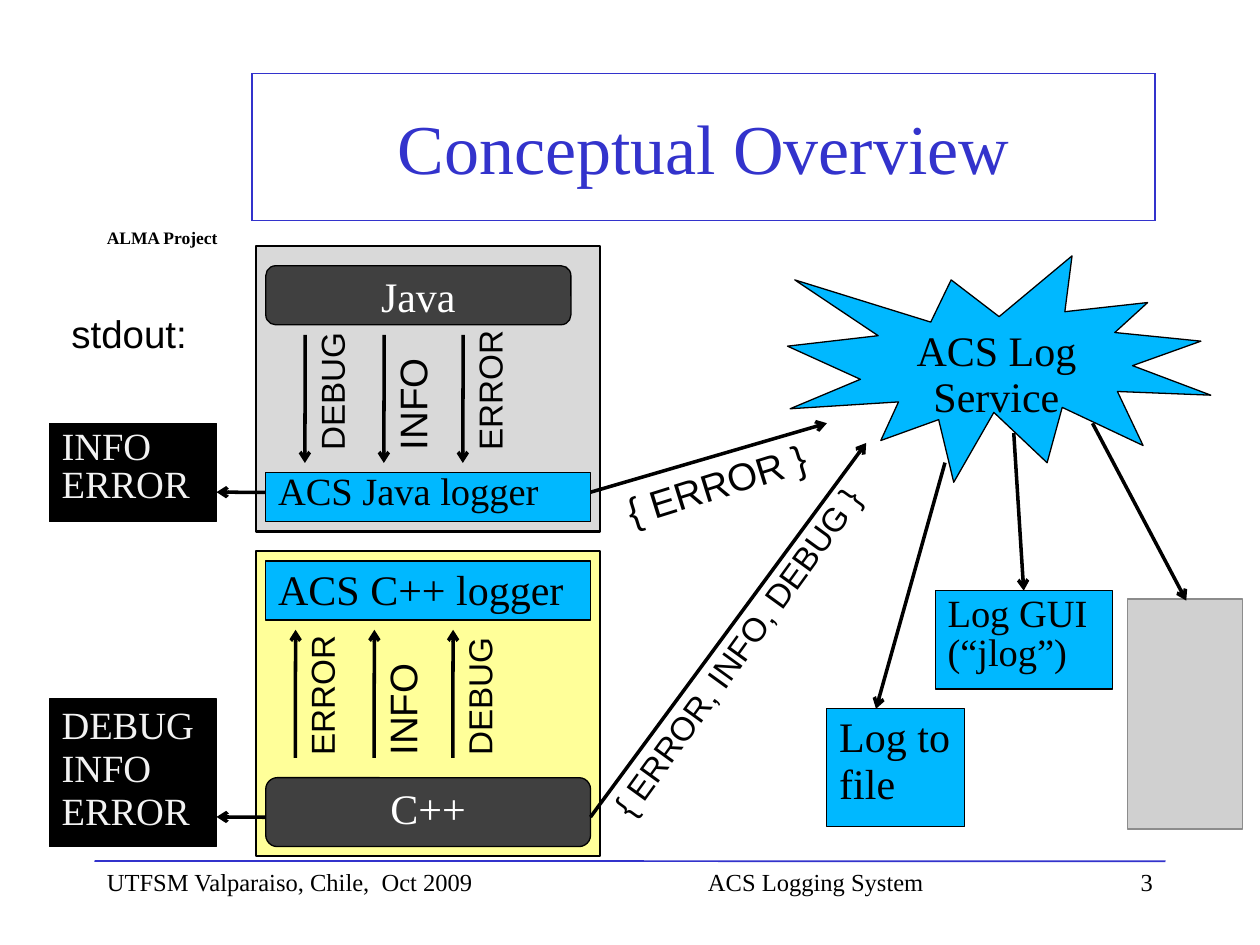
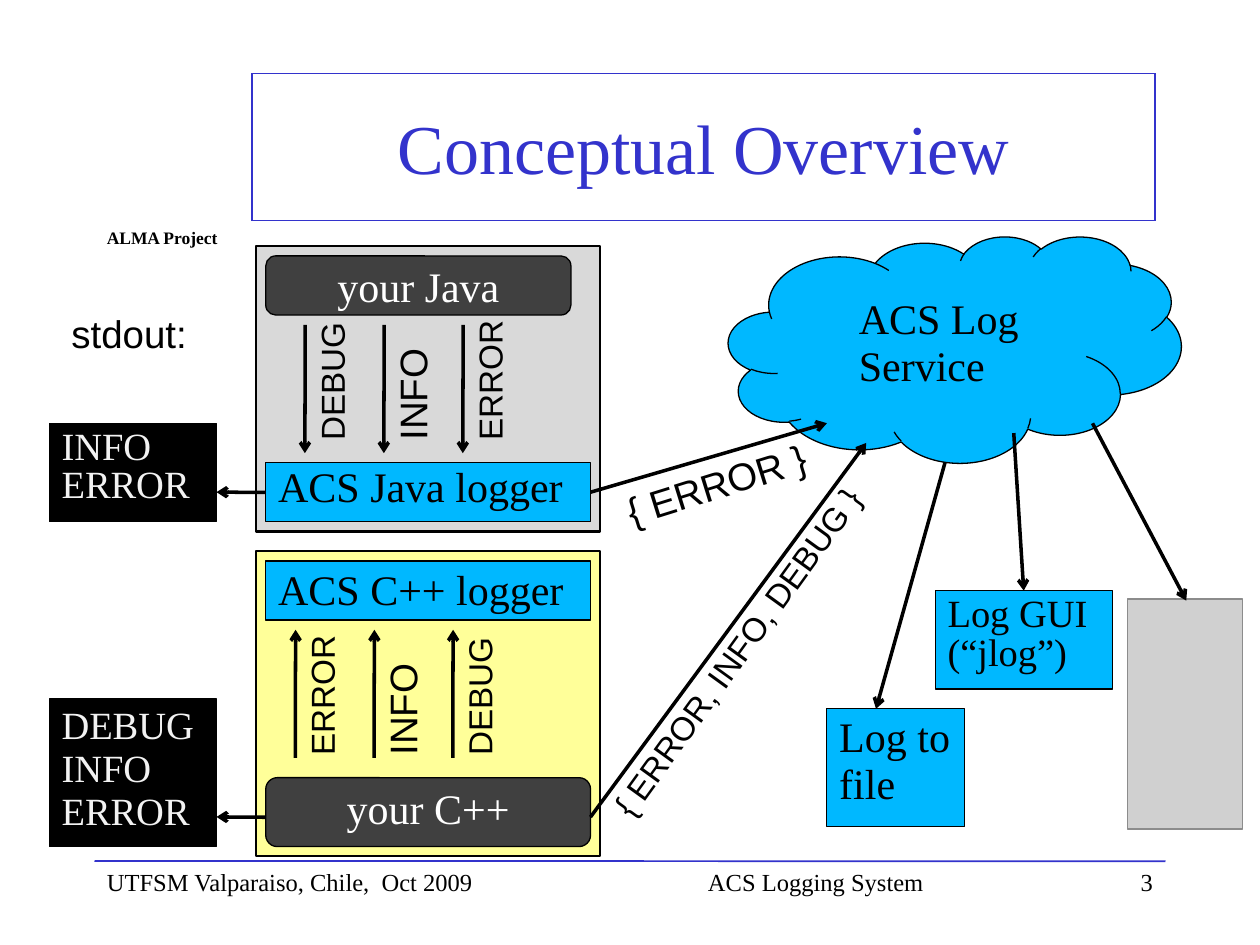
Before and after one commit to ACS-Community/ACS, a slide deck: slide 3 of Documents/ACS-Course/ACSCourse-ACSLoggingSystem.ppt. Drawn at 1260x945 pixels with LibreOffice and Linux fonts; fonts in the diff are those of the drawing; grey boxes stand for pictures; background and template pictures are left out. Boxes give left, top, right and bottom in pixels: in the first picture for what was removed or moved away, otherwise in the second. Text is boxed around its words. In the diff, an @@ line names an element or a change of style, - is before the commit and + after.

```diff
--- a/Documents/ACS-Course/ACSCourse-ACSLoggingSystem.ppt
+++ b/Documents/ACS-Course/ACSCourse-ACSLoggingSystem.ppt
@@ freeform shape added at (728,237,1181,464), fill #00B8FF, outline #000000 0.74 pt, 24 pt, text #000000 @@
+ACS Log Service
@@ 3 texts, 3 arrows, 1 rounded rectangle: place and size @@
-3 texts, 3 arrows, 1 rounded rectangle at (266,266,571,462)
+3 texts, 3 arrows, 1 rounded rectangle at (266,256,571,454)
@@ irregular seal removed at (788,256,1211,483) @@
-ACS Log Service
@@ text in rounded rectangle at (337,274,500,311): text changed @@
-Java
+your Java
@@ rectangle "ACS Java logger": place and size @@
-rectangle "ACS Java logger" at (266,472,591,522)
+rectangle "ACS Java logger" at (266,462,591,522)
@@ rectangle "ACS Java logger" at (266,462,591,522): size 22 to 24 pt; line spacing 0.73 to 0.83 @@
@@ text in rounded rectangle at (347,796,509,833): text changed @@
-C++
+your C++
```
Also in this commit, not shown: 8 other slides changed, 2 slides added.
